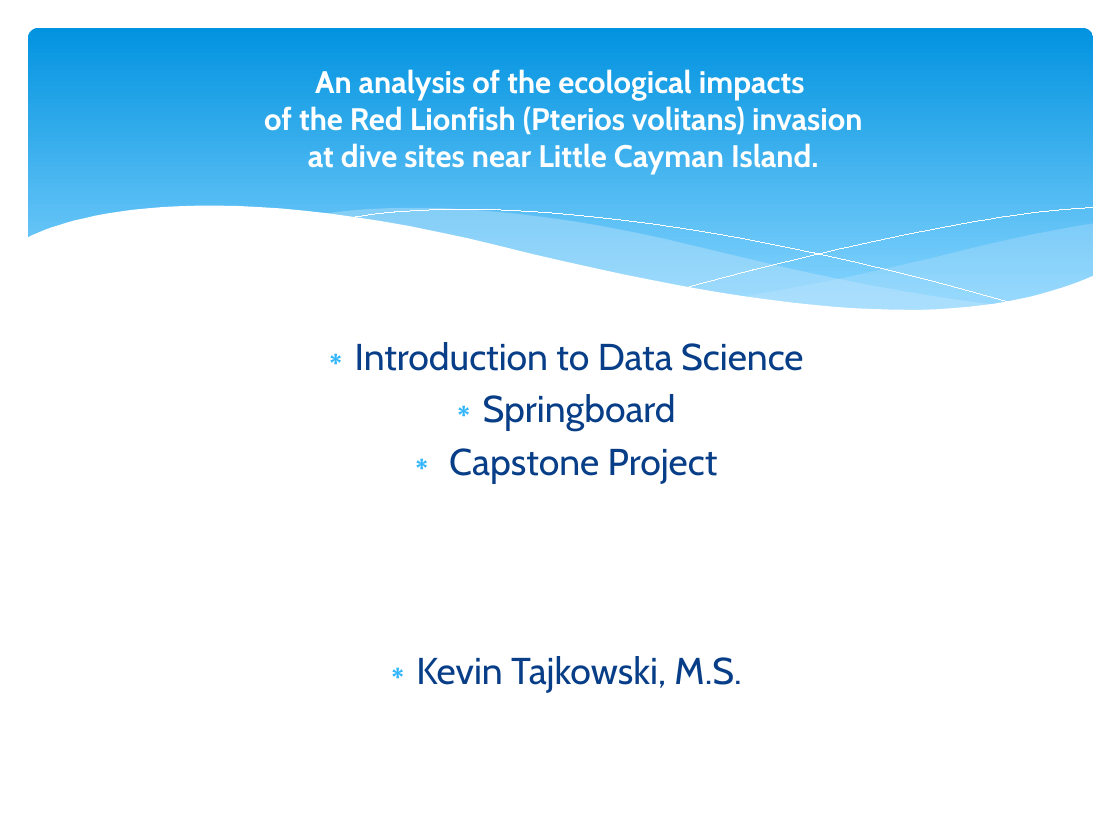
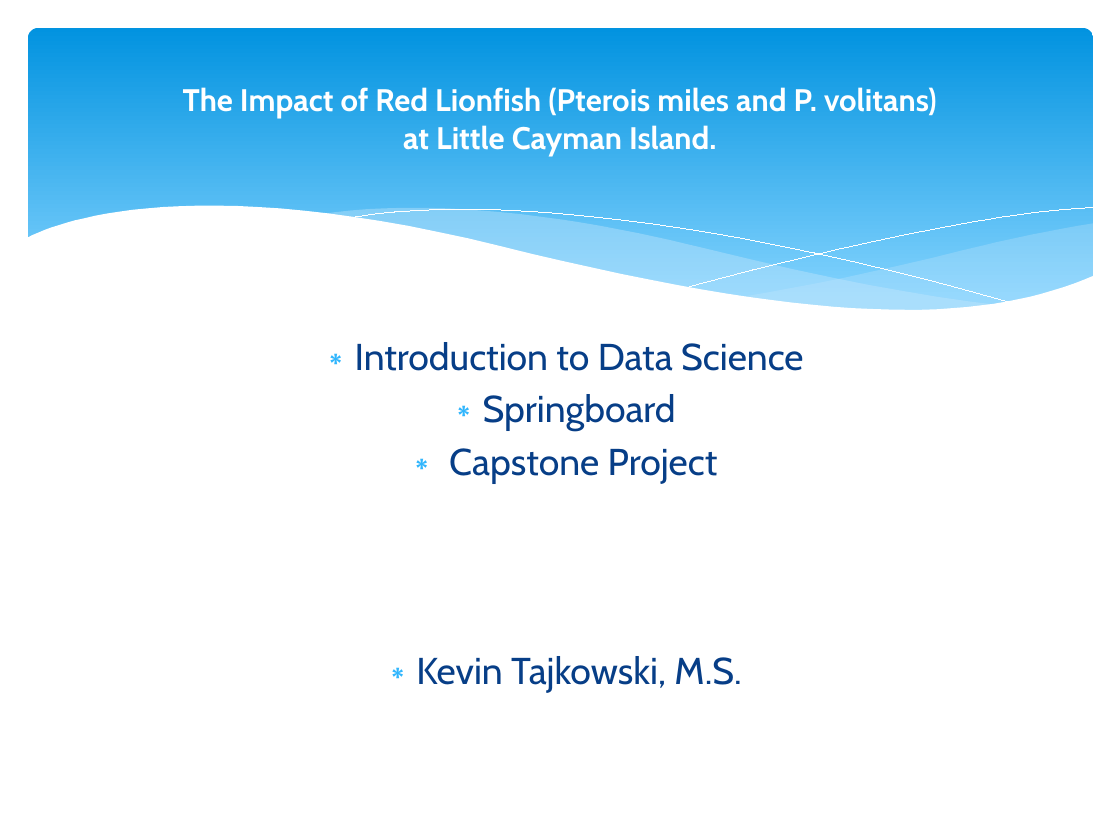
Before and after one commit to MrKevinT/Foundations-Capstone, a slide deck: slide 1 of LC_Present.pptx. Drawn at 1120x840 pixels with LibreOffice and Linux fonts; fonts in the diff are those of the drawing. Boxes give left, top, right and bottom in pixels: in the first picture for what was removed or moved away, otherwise in the second. Text is boxed around its words. In the diff, an @@ line names an element or a change of style, - is before the commit and + after.

```diff
--- a/LC_Present.pptx
+++ b/LC_Present.pptx
@@ title at [183,87,937,156]: text changed @@
-An analysis of the ecological impacts
-of the Red Lionfish (Pterios volitans) invasion
-at dive sites near Little Cayman Island.
+The Impact of Red Lionfish (Pterois miles and P. volitans)
+at Little Cayman Island.
```
Also in this commit, not shown: 6 other slides changed.
